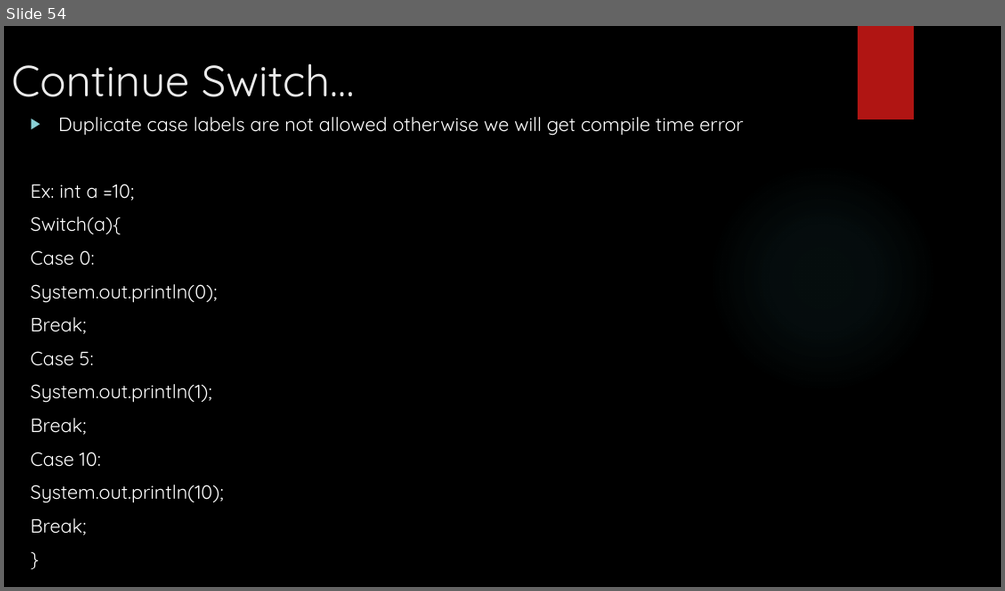
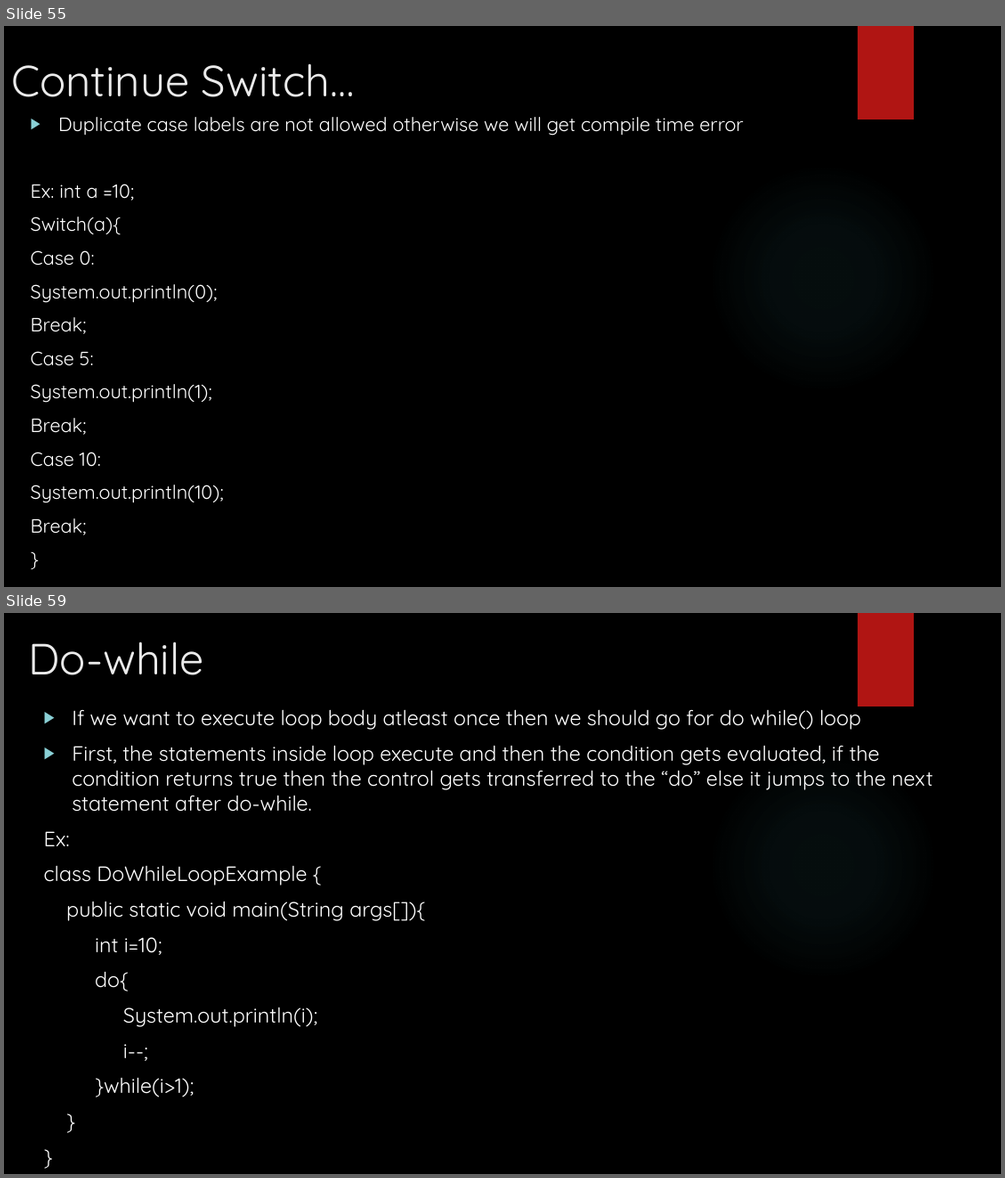
Before and after one commit to Vishalkr1091/JavaTrainingMaterial, a slide deck: Java Training - Sessions.pptx. Shown one above the other, each under a label of ours: slide 54 before the commit, slides 55 and 59 after it; the slides between them are not shown. The pictures are 1005x591 and 1005x1178 pixels, drawn with LibreOffice and Linux fonts; fonts in the diff are those of the drawing; background and template pictures are left out. Boxes give left, top, right and bottom in pixels: in the first picture for what was removed or moved away, otherwise in the second. Text is boxed around its words. In the diff, an @@ line names an element or a change of style, - is before the commit and + after.

```diff
--- a/Java Training - Sessions.pptx
+++ b/Java Training - Sessions.pptx
@@ slide 59 added at [4, 613, 1001, 1174], background picture (left out); not listed: 2 template elements that a slide beside it also shows @@
@@ title added at [28, 641, 203, 675], 42 pt, text #EBEBEB @@
+Do-while
@@ text added at [44, 704, 933, 1097], 20 pt, text #FFFFFF @@
+▶ If we want to execute loop body atleast once then we should go for do while() loop
+▶ First, the statements inside loop execute and then the condition gets evaluated, if the condition returns true then the control gets transferred to the “do” else it jumps to the next statement after do-while.
+Ex:
+class DoWhileLoopExample {
+public static void main(String args[]){
+int i=10;
+do{
+System.out.println(i);
+i--;
+}while(i>1);
+}
+}
@@ what was slide 54 is now slide 55 @@
```
Also in this commit, not shown: 30 other slides added.
